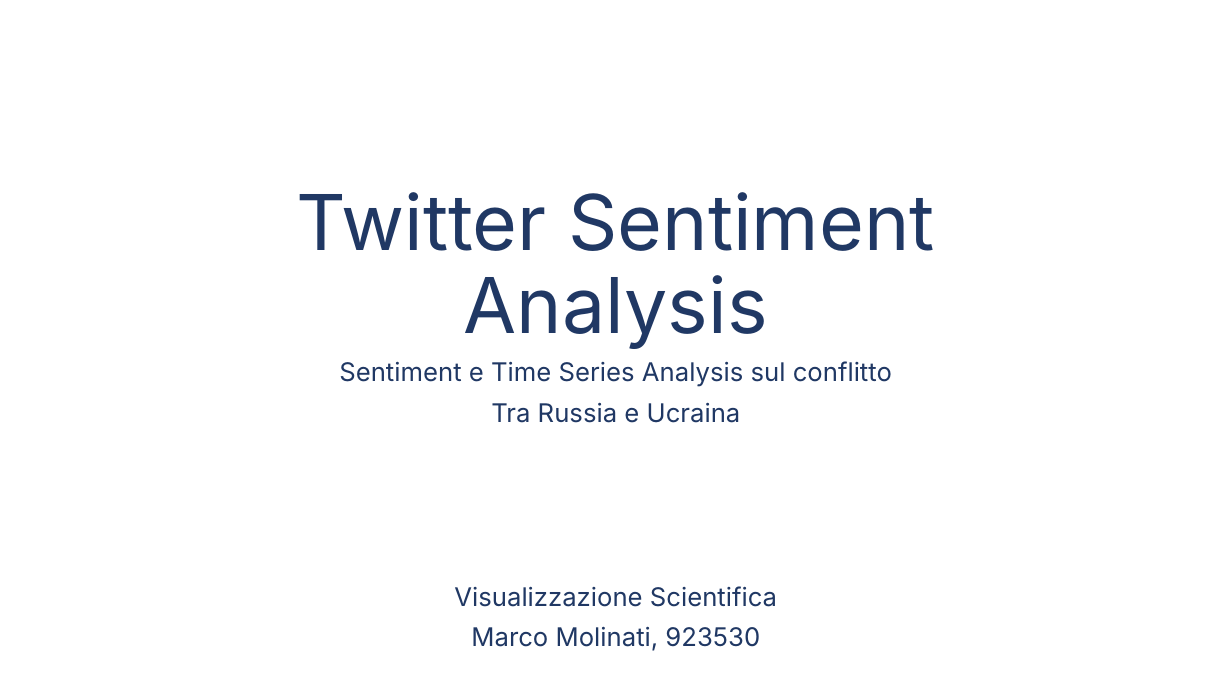
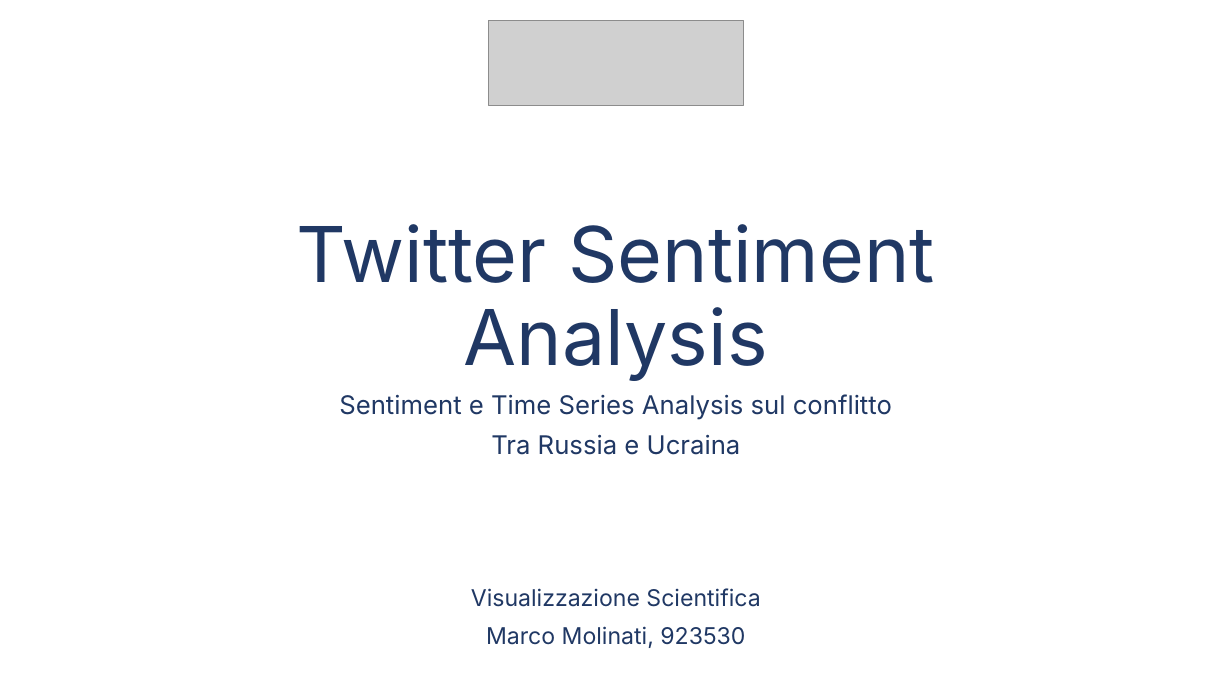
Before and after one commit to MarcoMolinati/VisualizzazioneScientifica, a slide deck: slide 1 of Presentazione/Twitter Sentiment Analysis.pptx. Drawn at 1232x693 pixels with LibreOffice and Linux fonts; fonts in the diff are those of the drawing; grey boxes stand for pictures; background and template pictures are left out. Boxes give left, top, right and bottom in pixels: in the first picture for what was removed or moved away, otherwise in the second. Text is boxed around its words. In the diff, an @@ line names an element or a change of style, - is before the commit and + after.

```diff
--- a/Presentazione/Twitter Sentiment Analysis.pptx
+++ b/Presentazione/Twitter Sentiment Analysis.pptx
@@ picture added at <box>489,20,743,105</box> @@
@@ title "Twitter Sentiment Analysis": place and size @@
-title "Twitter Sentiment Analysis" at <box>297,192,934,349</box>
+title "Twitter Sentiment Analysis" at <box>297,224,934,381</box>
@@ text "Sentiment e Time Series Analysis ...": place and size @@
-text "Sentiment e Time Series Analysis ..." at <box>339,361,892,423</box>
+text "Sentiment e Time Series Analysis ..." at <box>339,394,892,455</box>
@@ subtitle "Visualizzazione Scientifica" at <box>471,588,760,648</box>: size 20 to 18 pt @@
```
Also in this commit, not shown: 7 other slides changed, 1 slide added, 1 other file.
